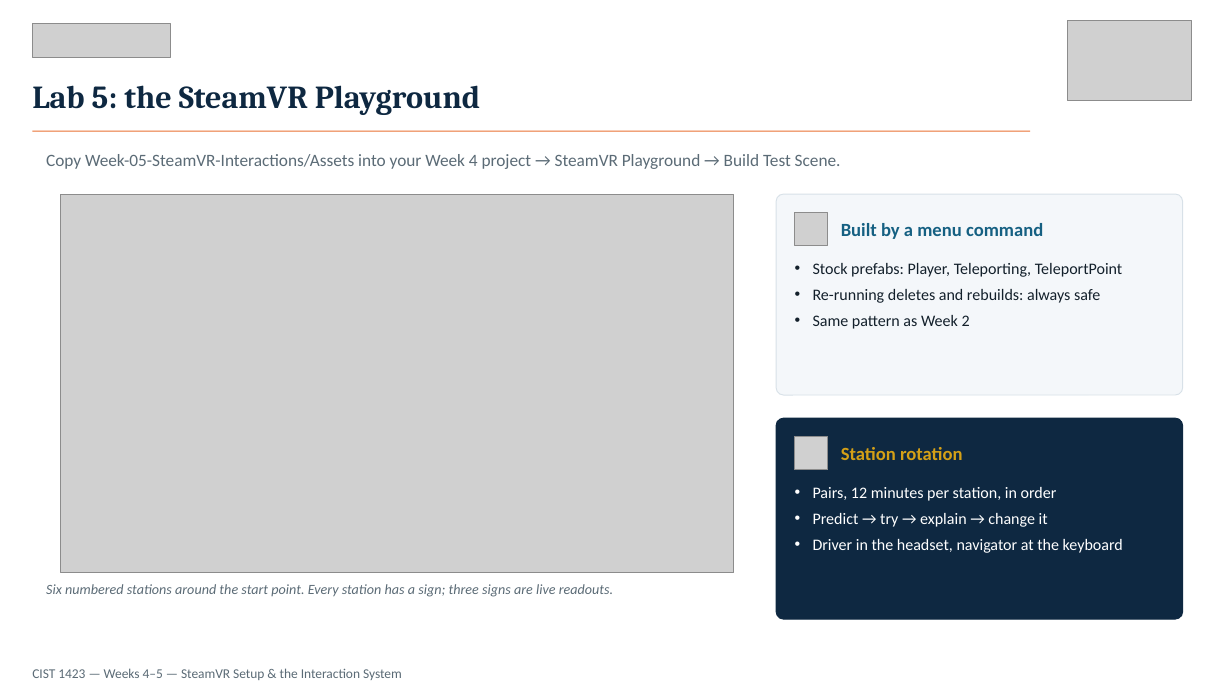
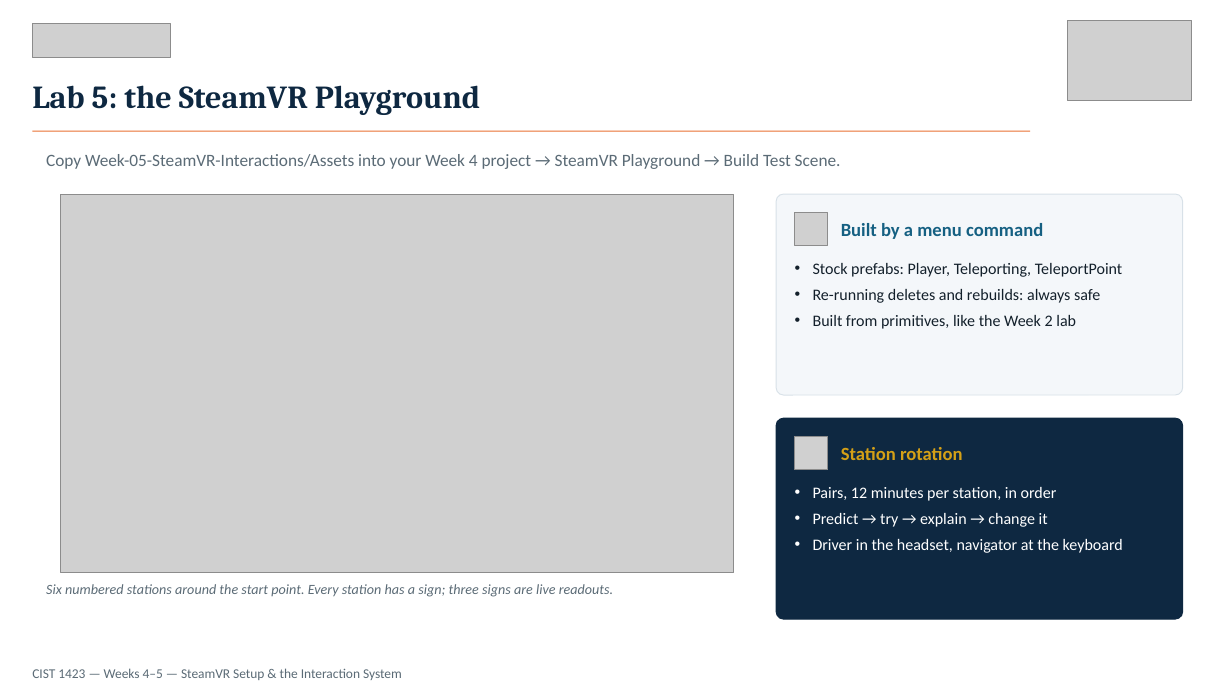
Before and after one commit to jcallinan/CIST1423-Fall2026-Examples, a slide deck: slide 11 of Slide-Decks/Week 5 Virtual Reality SteamVR Setup, the Interaction System and GolfVR.pptx. Drawn at 1232x693 pixels with LibreOffice and Linux fonts; fonts in the diff are those of the drawing; grey boxes stand for pictures. Boxes give left, top, right and bottom in pixels: in the first picture for what was removed or moved away, otherwise in the second. Text is boxed around its words. In the diff, an @@ line names an element or a change of style, - is before the commit and + after.

Commit message:
Cleaning up Week 2

```diff
--- a/Slide-Decks/Week 5 Virtual Reality SteamVR Setup, the Interaction System and GolfVR.pptx
+++ b/Slide-Decks/Week 5 Virtual Reality SteamVR Setup, the Interaction System and GolfVR.pptx
@@ text at [813, 315, 1076, 329]: text changed @@
-• Same pattern as Week 2
+• Built from primitives, like the Week 2 lab
```
Also in this commit, not shown: 4 other files.
